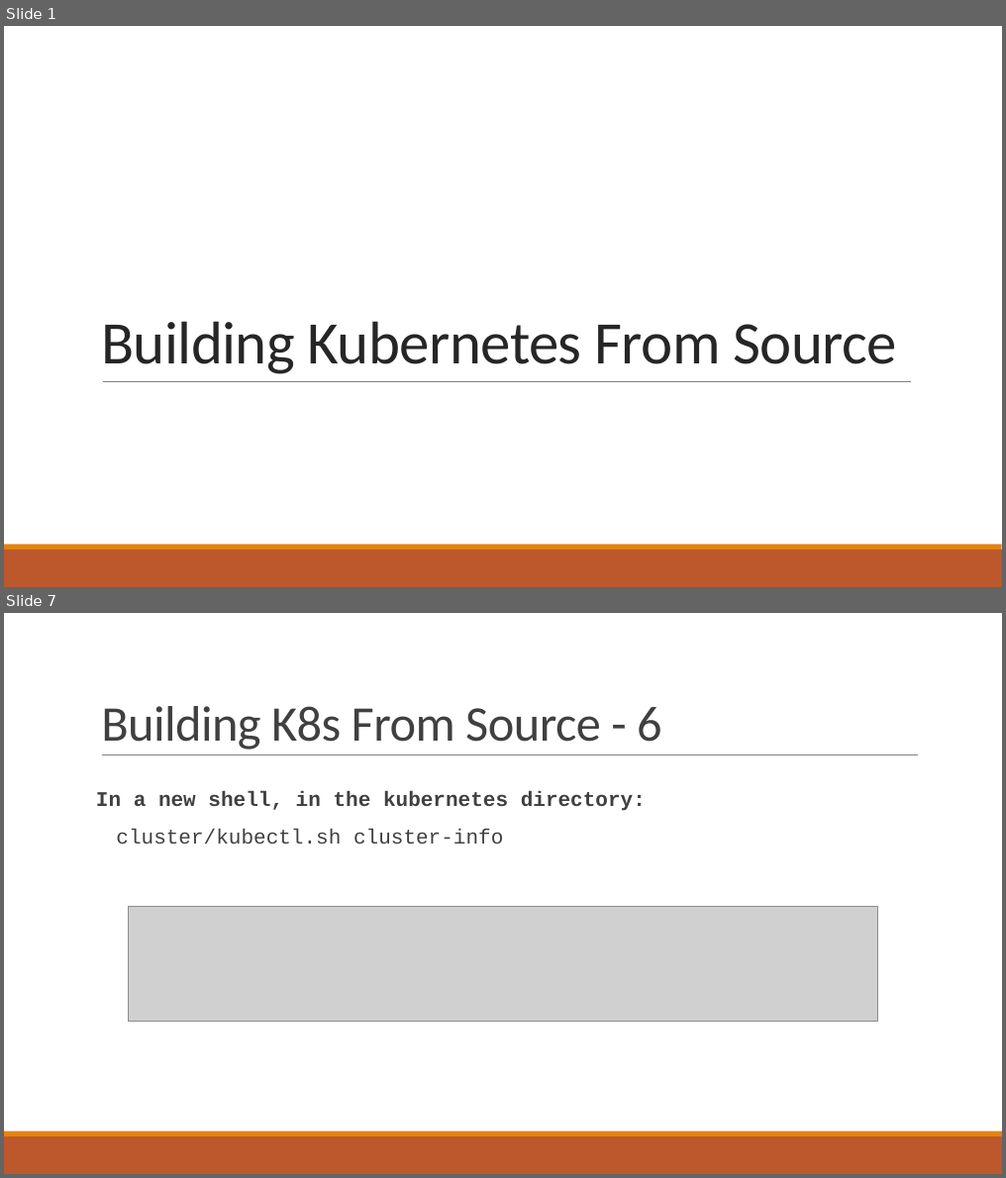
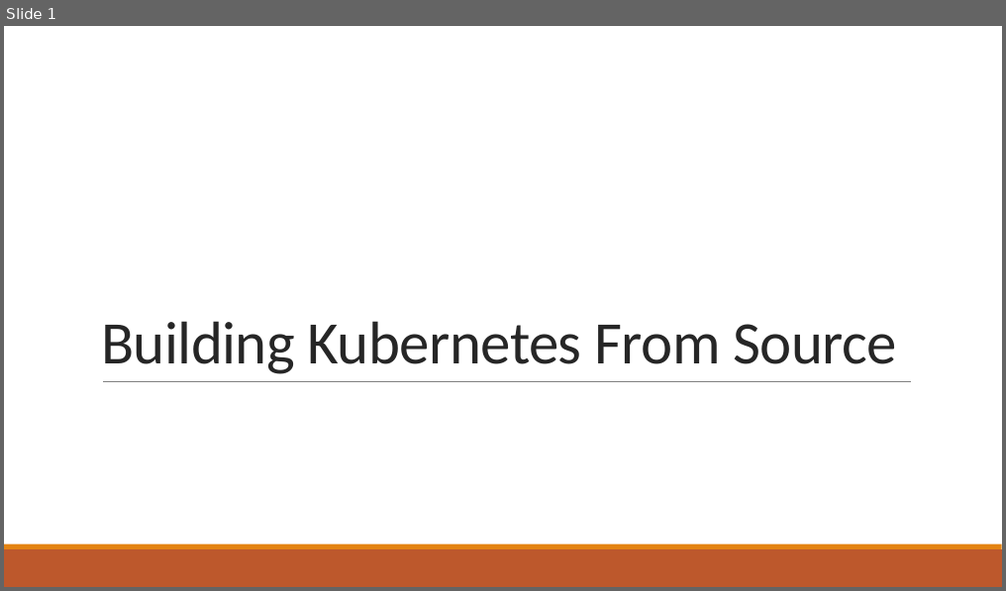
Before and after one commit to Beomsu-Seo/graduation-thesis, a slide deck: docs/Building Kubernetes From Source.pptx. Shown one above the other, each under a label of ours: slides 1 and 7 before the commit, slide 1 after it; the slides between them are not shown. The pictures are 1006x1178 and 1006x591 pixels, drawn with LibreOffice and Linux fonts; fonts in the diff are those of the drawing; grey boxes stand for pictures. Boxes give left, top, right and bottom in pixels: in the first picture for what was removed or moved away, otherwise in the second. Text is boxed around its words. In the diff, an @@ line names an element or a change of style, - is before the commit and + after.

Commit message:
[Edit] Building Kubernetes from source instructions

```diff
--- a/docs/Building Kubernetes From Source.pptx
+++ b/docs/Building Kubernetes From Source.pptx
@@ slide 7 removed at [4,613,1002,1174], background #FFFFFF; not listed: 2 template elements that a slide beside it also shows @@
@@ title removed at [101,706,661,750] @@
-Building K8s From Source - 6
@@ line removed from (102, 756) to (918, 756) @@
@@ text removed at [96,791,646,844] @@
-In a new shell, in the kubernetes directory:
-cluster/kubectl.sh cluster-info
@@ picture removed at [129,906,877,1022] @@
```
Also in this commit, not shown: 3 slides changed, 14 slides added, 2 other slides removed.
